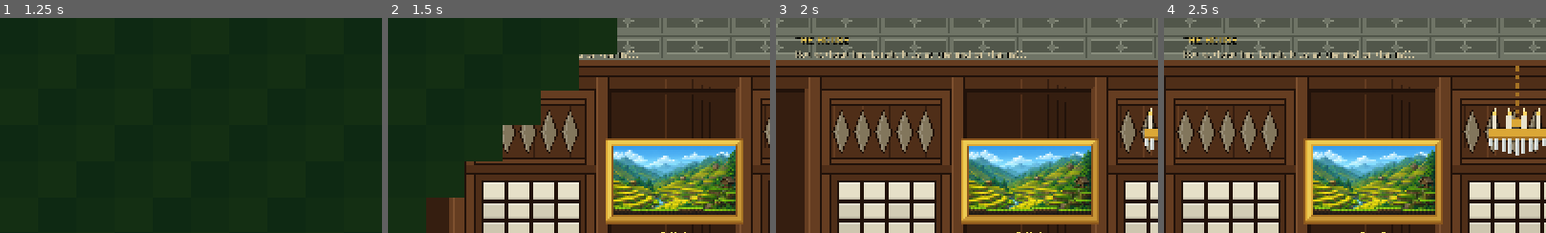
Above: before the commit, frames 1-4 (left to right).
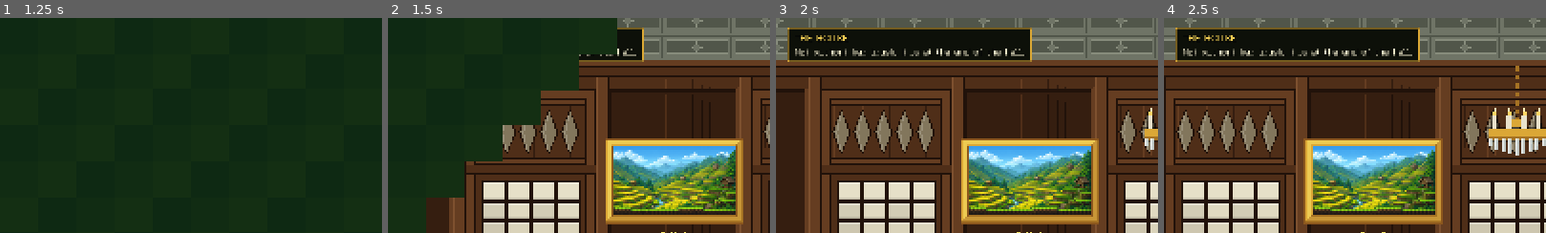
Above: after the commit, the same moments.

Repository: hyuuuan/OBRA
Game: Godot game, scene res://ui/main_menu.tscn
Two runs of this game, one before a commit and one after it. Both use one fixed random seed, a clock stepped at 60 frames per second and the inputs below.
Inputs (mouse positions are % of the whole screen's width and height, from its top left):
- Up to frame 1 (1.25 s): click "PLAY" at 0.5 s
- Up to frame 2 (1.5 s): tap Enter (ui_accept) at 1.25 s; move the mouse to (72, 45) at 1.27 s; hold D (move_right) from 1.28 s (still down); hold E (interact) from 1.28 s (still down); click (72, 45) at 1.42 s
- Up to frame 3 (2 s): keep holding D (move_right); keep holding E (interact); tap Space (jump) at 1.52, 1.82 s
- Up to frame 4 (2.5 s): release D (move_right) at 2 s; release E (interact) at 2 s; drag from (30, 55) to (71, 38) at 2.02 s
The pictures show only the part of the screen within x 0-50%, y 0-50%; the shares and areas given below are measured in that part.

Frame 1 is identical in both runs. In frame 2, 1.4% of the frame differs, in the area x 50-67%, y 4-21%; in frame 3, 9.7%, in the area x 3-67%, y 4-21%; in frame 4, 9.7%.

Commit message:
The house's title, instruction and brush were unreadable over the frieze
THE HOUSE, the status line -- "Lola's brush is at the end of the hall.
Take it first.", the one instruction the house gives -- and the carried
BRUSH were bare olive text laid over the pressed-tin frieze along the top
of the hall, a busy repeating pattern in nearly the same colour. They
sit on the level HUD's own chips now, sized to what they say.

Diff:
--- a/game/scripts/hub.gd
+++ b/game/scripts/hub.gd
@@ -167,19 +167,28 @@
 	title.text = "THE HOUSE"
 	title.add_theme_font_size_override(&"font_size", UISkin.FONT_CAPTION)
 	title.add_theme_color_override(&"font_color", UISkin.GILT_LIT)
-	# ADDED FIRST, PLACED SECOND. A font-size override does not reach a Control until it is
-	# in the tree, so anything positioned or sized before add_child is laid out against the
-	# theme's 30pt rather than the 20 it draws at. See Painting2D._build_plate, where this
-	# same ordering put every picture's name to the right of its picture.
-	layer.add_child(title)
-	title.position = Vector2(40.0, 32.0)
+	# ⚠ ON A PLATE, NOT ON THE CEILING. The title and the status line were bare text laid over
+	# the pressed-tin frieze along the top of the hall, a busy repeating pattern in the same
+	# olive as the letters, so "Lola's brush is at the end of the hall. Take it first." -- the
+	# one instruction the house gives -- was the hardest thing on screen to read. They sit on
+	# the same chip the level HUD uses now, sized to what they say.
+	var plate := PanelContainer.new()
+	plate.name = "Plate"
+	plate.mouse_filter = Control.MOUSE_FILTER_IGNORE
+	plate.add_theme_stylebox_override(&"panel", UISkin.chip(14.0, 8.0))
+	layer.add_child(plate)
+	plate.position = Vector2(24.0, 20.0)
+	var lines := VBoxContainer.new()
+	lines.mouse_filter = Control.MOUSE_FILTER_IGNORE
+	lines.add_theme_constant_override(&"separation", 2)
+	plate.add_child(lines)
+	lines.add_child(title)
 
 	_status = Label.new()
 	_status.name = "Status"
 	_status.add_theme_font_size_override(&"font_size", UISkin.FONT_CAPTION)
-	_status.add_theme_color_override(&"font_color", UISkin.MUTED)
-	layer.add_child(_status)
-	_status.position = Vector2(40.0, 62.0)
+	_status.add_theme_color_override(&"font_color", UISkin.CREAM_TEXT)
+	lines.add_child(_status)
 	_write_status()
 
 	_build_carried(layer)
@@ -211,11 +220,18 @@
 ## word carries an ink outline instead, because unlike the title and the status line on the
 ## left this corner sits over the pressed-tin ceiling rather than over dark panelling.
 func _build_carried(layer: CanvasLayer) -> void:
-	_carried = HBoxContainer.new()
+	# ⚠ ON A PLATE TOO. The note above says unboxed, and it was right about the brush and wrong
+	# about the word: BRUSH in olive over the pressed-tin frieze could not be read. The plate is
+	# the level HUD's own chip, so the carried brush looks like the ink gauge it becomes.
+	_carried = PanelContainer.new()
 	_carried.name = "Carried"
 	_carried.mouse_filter = Control.MOUSE_FILTER_IGNORE
-	(_carried as HBoxContainer).add_theme_constant_override(&"separation", 12)
+	(_carried as PanelContainer).add_theme_stylebox_override(&"panel", UISkin.chip(14.0, 6.0))
 	layer.add_child(_carried)
+	var row := HBoxContainer.new()
+	row.mouse_filter = Control.MOUSE_FILTER_IGNORE
+	row.add_theme_constant_override(&"separation", 12)
+	_carried.add_child(row)
 
 	var caption := Label.new()
 	caption.name = "Caption"
@@ -224,7 +240,8 @@
 	caption.add_theme_color_override(&"font_color", UISkin.GILT_LIT)
 	caption.add_theme_constant_override(&"outline_size", 4)
 	caption.add_theme_color_override(&"font_outline_color", UISkin.INK)
-	_carried.add_child(caption)
+	caption.size_flags_vertical = Control.SIZE_SHRINK_CENTER
+	row.add_child(caption)
 
 	var art := TextureRect.new()
 	art.name = "Brush"
@@ -235,14 +252,14 @@
 	art.texture_filter = CanvasItem.TEXTURE_FILTER_NEAREST
 	art.stretch_mode = TextureRect.STRETCH_SCALE
 	art.custom_minimum_size = InkBrush.size_at(3)
-	_carried.add_child(art)
+	row.add_child(art)
 
 	# Sized before it is placed. A container does not know how wide it is until its children
 	# have been measured, and a right-hand edge computed against a zero width parks the whole
 	# row off the screen.
 	_carried.reset_size()
 	_carried.position = Vector2(
-		get_viewport_rect().size.x - _carried.size.x - 40.0, 30.0)
+		get_viewport_rect().size.x - _carried.size.x - 24.0, 20.0)
 	_carried.visible = _has_brush()
 
 
